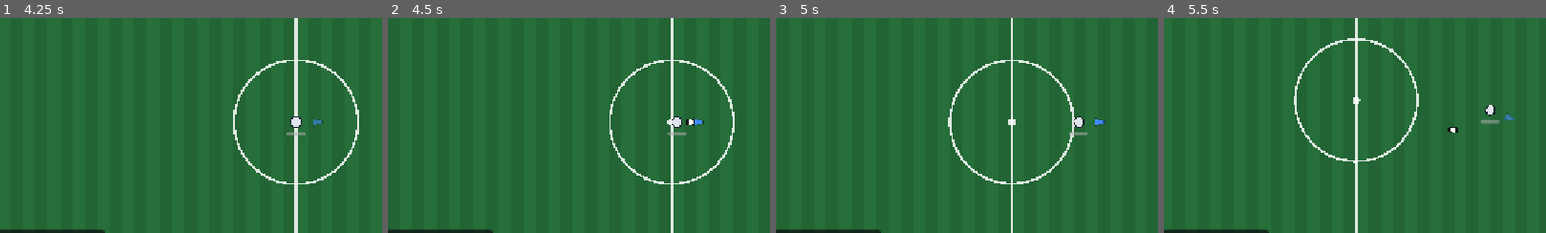
Above: before the commit, frames 1-4 (left to right).
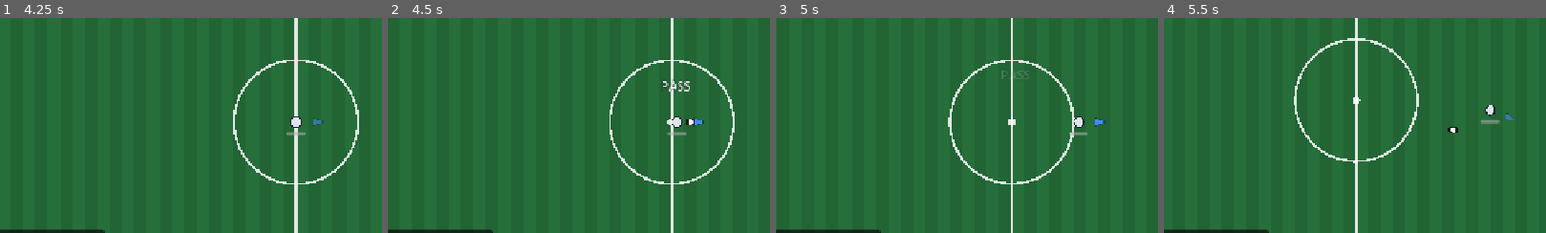
Above: after the commit, the same moments.

Repository: RidgeBridgeStudios/PowerFootball-2D
Game: Godot game, scene res://ui/MainMenu.tscn
Same seed, same stepped clock (60 frames per second), same inputs: the game is played once before the commit and once after it.
Inputs:
- Up to frame 1 (4.25 s): click "⚽ Kick Off" at 0.5 s; click "vs CPU" at 1.25 s; click "vs Player 2" at 2 s; click "← Back" at 2.75 s; click "🏟 Practice Arena" at 3.5 s
- Up to frame 2 (4.5 s): tap Enter at 4.25 s; hold D (move_right) from 4.28 s (still down); tap Space (action_kick) at 4.35 s
- Up to frame 3 (5 s): keep holding D (move_right)
- Up to frame 4 (5.5 s): release D (move_right) at 5.03 s; hold S (move_down) from 5.03 s (still down); tap F (action_lob) at 5.1 s
The pictures show only the part of the screen within x 11-61%, y 26-76%; the shares and areas given below are measured in that part.

Frame 1 is identical in both runs. In frame 2, 0.2% of the frame differs, in the area x 72-79%, y 28-35%; in frame 3, less than 0.1%; in frame 4, nothing differs.

Commit message:
Add floating world-space action text for on-ball actions
Spawns a short-lived ActionText label above the player on kicks
(PASS/SHOT/LOB SHOT from ChargeKickState), throw-ins (THROW), and
penalties (SHOT). No new scene node or autoload; text spawns from
global_position with a cooldown so dribble touches can't spam it.

Diff:
--- a/entities/player/HeavyPlayerController.gd
+++ b/entities/player/HeavyPlayerController.gd
@@ -74,6 +74,10 @@
 ## player's position in the $Players list, so scenes need no per-instance setup.
 @export var squad_index: int = 0
 
+const ACTION_TEXT_SCENE: PackedScene = preload("res://ui/ActionText.tscn")
+## Minimum seconds between action text spawns (prevents per-frame spam).
+const ACTION_TEXT_COOLDOWN: float = 0.25
+
 const NEUTRAL_MASS: float = 70.0
 ## Below this speed a turn costs nothing — you cannot "bleed momentum" you do
 ## not have, and applying the penalty at rest makes starting off feel mushy.
@@ -101,6 +105,8 @@
 ## development; already wired into the sprite offset so aerial states can drive
 ## it without touching rendering code.
 var current_z: float = 0.0
+
+var _action_text_cooldown: float = 0.0
 
 @onready var sprite: Sprite2D = $Sprite2D
 @onready var shadow: Sprite2D = $ShadowSprite2D
@@ -133,6 +139,8 @@
 	move_and_slide()
 	_update_facing()
 	_update_visual_anchors()
+	if _action_text_cooldown > 0.0:
+		_action_text_cooldown = maxf(0.0, _action_text_cooldown - delta)
 
 
 ## Recomputes the acceleration/friction constants from the exported tuning
@@ -231,6 +239,20 @@
 ## World position of the kicking/controlling zone, a little ahead of the body.
 func get_kick_origin() -> Vector2:
 	return global_position + facing_direction * 10.0
+
+
+## Spawns floating action text in world space above this player.
+## Added to the parent (not self) so the text does not rotate with the player.
+func show_action_text(message: String) -> void:
+	if message.is_empty() or _action_text_cooldown > 0.0:
+		return
+	var fx: ActionText = ACTION_TEXT_SCENE.instantiate() as ActionText
+	if fx == null:
+		return
+	get_parent().add_child(fx)
+	fx.global_position = global_position + Vector2(0.0, -28.0)
+	fx.show_text(message)
+	_action_text_cooldown = ACTION_TEXT_COOLDOWN
 
 
 ## The ball currently inside the foot sensor, or null. Duck-typed lookups are
--- a/entities/player/states/ChargeKickState.gd
+++ b/entities/player/states/ChargeKickState.gd
@@ -102,6 +102,16 @@
 		aim = aim.rotated(randf_range(-max_scatter_angle, max_scatter_angle))
 
 	ball.apply_kick(aim * speed + inherited, height, player)
+
+	var action_label: String
+	if is_tap:
+		action_label = "PASS"
+	elif _is_lob:
+		action_label = "LOB SHOT"
+	else:
+		action_label = "SHOT"
+	player.show_action_text(action_label)
+
 	GameEvents.ball_struck.emit(player, speed, charge_ratio)
 
 	if player.is_user_controlled:
--- a/entities/player/states/PenaltyKickState.gd
+++ b/entities/player/states/PenaltyKickState.gd
@@ -80,6 +80,7 @@
 	var aim: Vector2 = _aim if _aim != Vector2.ZERO else player.facing_direction
 	var speed: float = SHOT_SPEED * FIXED_POWER
 	ball.apply_kick(aim.normalized() * speed, 0.0, player)
+	player.show_action_text("SHOT")
 	GameEvents.ball_struck.emit(player, speed, FIXED_POWER)
 
 	if player.is_user_controlled:
--- a/entities/player/states/ThrowInState.gd
+++ b/entities/player/states/ThrowInState.gd
@@ -78,5 +78,6 @@
 	var speed: float = lerpf(MIN_SPEED, MAX_SPEED, charge_ratio)
 	# Flat trajectory is the point of a throw-in — impulse_z stays 0.
 	ball.apply_kick(aim.normalized() * speed, 0.0, player)
+	player.show_action_text("THROW")
 	GameEvents.ball_struck.emit(player, speed, charge_ratio)
 	GameManager.restart_play()
--- /dev/null
+++ b/ui/ActionText.gd
@@ -0,0 +1,32 @@
+##
+## ActionText
+##
+## Short-lived floating world-space label. Spawned by show_action_text() on
+## HeavyPlayerController. Lives in world space so it scales with camera zoom.
+## Rises upward, fades out over ~0.9 s, then frees itself.
+##
+
+class_name ActionText
+extends Node2D
+
+@export var rise_distance: float = 20.0
+@export var lifetime: float = 0.9
+
+@onready var label: Label = $Label
+
+
+func show_text(message: String) -> void:
+	label.text = message.to_upper()
+
+	var rng := RandomNumberGenerator.new()
+	rng.randomize()
+	position.x += rng.randf_range(-6.0, 6.0)
+
+	var end_pos: Vector2 = position + Vector2(0.0, -rise_distance)
+	var tween: Tween = create_tween()
+	tween.set_parallel(true)
+	tween.tween_property(self, "position", end_pos, lifetime)\
+		.set_trans(Tween.TRANS_SINE).set_ease(Tween.EASE_OUT)
+	tween.tween_property(self, "modulate:a", 0.0, lifetime)\
+		.set_trans(Tween.TRANS_SINE).set_ease(Tween.EASE_OUT)
+	tween.finished.connect(queue_free)
--- /dev/null
+++ b/ui/ActionText.tscn
@@ -0,0 +1,16 @@
+[gd_scene load_steps=2 format=3]
+
+[ext_resource type="Script" path="res://ui/ActionText.gd" id="1_action_text"]
+
+[node name="ActionText" type="Node2D"]
+script = ExtResource("1_action_text")
+
+[node name="Label" type="Label" parent="."]
+position = Vector2(-40, -28)
+size = Vector2(80, 24)
+mouse_filter = 2
+theme_override_font_sizes/font_size = 16
+theme_override_constants/outline_size = 3
+theme_override_colors/font_outline_color = Color(0, 0, 0, 0.9)
+horizontal_alignment = 1
+vertical_alignment = 1
